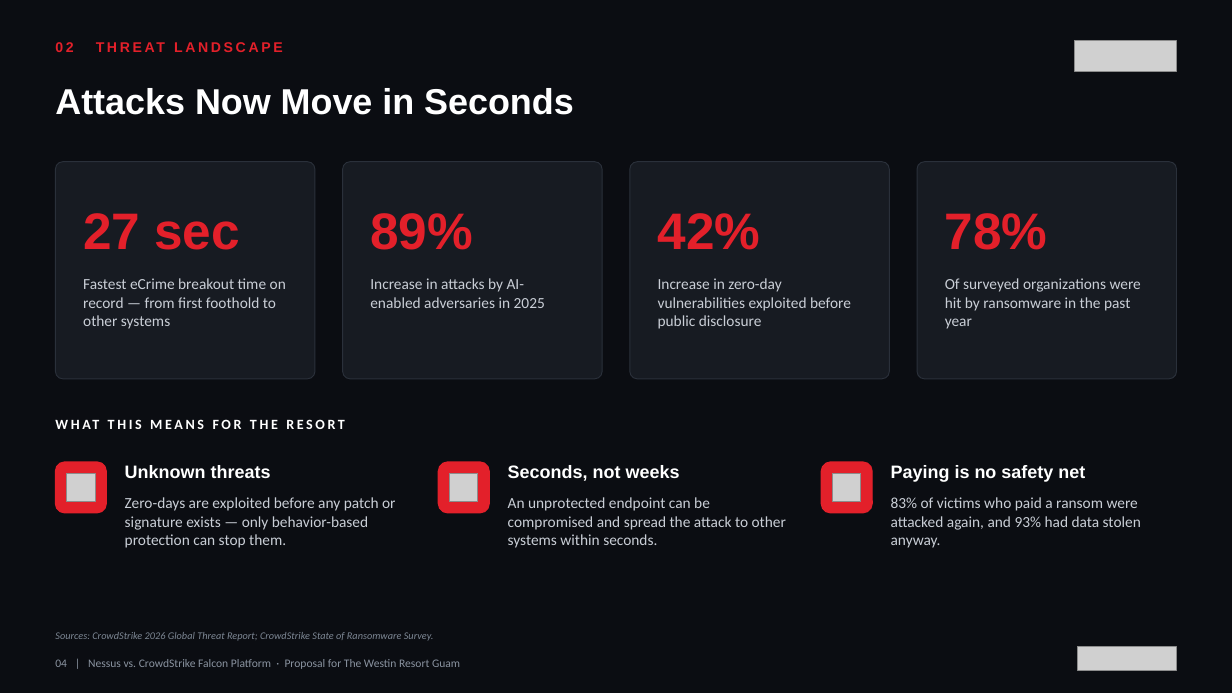
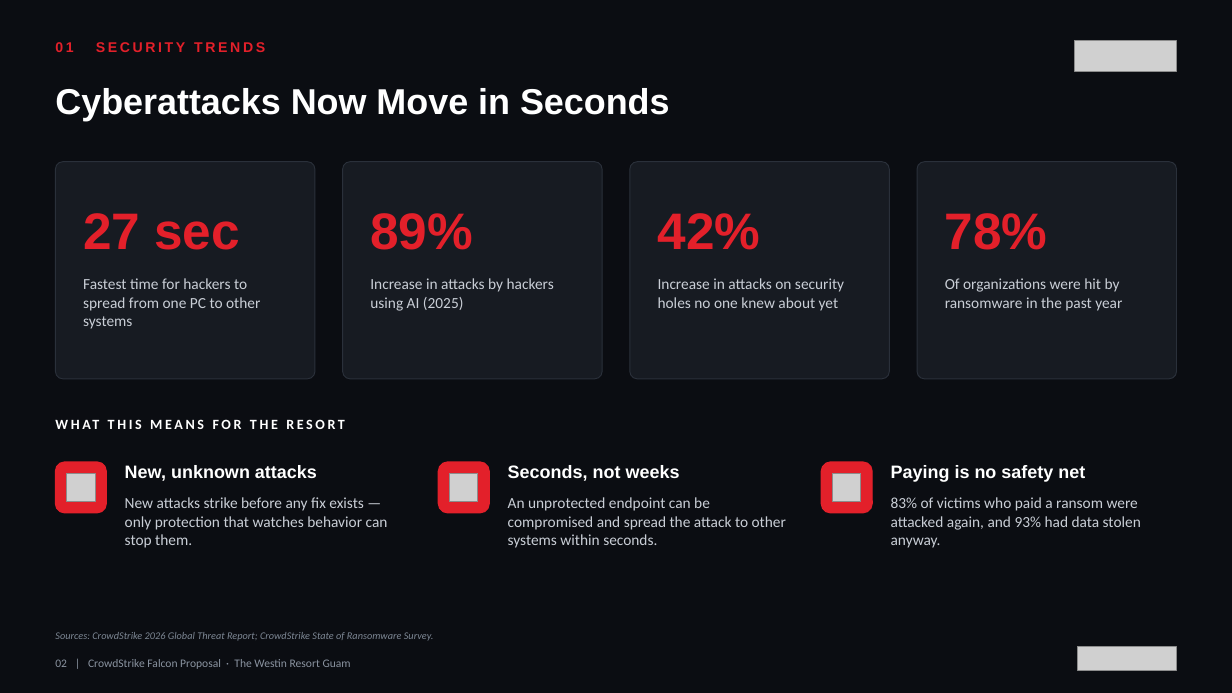
Before and after one commit to BigLee-Creator/Recommendations, a slide deck: slide 2 of ENG._CrowdStrike_Falcon_Proposal_for_Westin_Resort_Guam_SECUKOREA.pptx (slide 4 before the commit). Drawn at 1232x693 pixels with LibreOffice and Linux fonts; fonts in the diff are those of the drawing; grey boxes stand for pictures. Boxes give left, top, right and bottom in pixels: in the first picture for what was removed or moved away, otherwise in the second. Text is boxed around its words. In the diff, an @@ line names an element or a change of style, - is before the commit and + after.

```diff
--- a/ENG._CrowdStrike_Falcon_Proposal_for_Westin_Resort_Guam_SECUKOREA.pptx
+++ b/ENG._CrowdStrike_Falcon_Proposal_for_Westin_Resort_Guam_SECUKOREA.pptx
@@ text at bbox=[55, 42, 265, 52]: text changed @@
-02 THREAT LANDSCAPE
+01 SECURITY TRENDS
@@ text at bbox=[55, 88, 670, 121]: text changed @@
-Attacks Now Move in Seconds
+Cyberattacks Now Move in Seconds
@@ text at bbox=[83, 278, 260, 329]: text changed @@
-Fastest eCrime breakout time on record — from first foothold to other systems
+Fastest time for hackers to spread from one PC to other systems
@@ text at bbox=[370, 278, 554, 311]: text changed @@
-Increase in attacks by AI-enabled adversaries in 2025
+Increase in attacks by hackers using AI (2025)
@@ text at bbox=[658, 278, 844, 311]: text changed @@
-Increase in zero-day vulnerabilities exploited before public disclosure
+Increase in attacks on security holes no one knew about yet
@@ text at bbox=[945, 278, 1122, 311]: text changed @@
-Of surveyed organizations were hit by ransomware in the past year
+Of organizations were hit by ransomware in the past year
@@ text at bbox=[125, 465, 317, 481]: text changed @@
-Unknown threats
+New, unknown attacks
@@ text at bbox=[125, 497, 388, 548]: text changed @@
-Zero-days are exploited before any patch or signature exists — only behavior-based protection can stop them.
+New attacks strike before any fix exists — only protection that watches behavior can stop them.
@@ text at bbox=[55, 659, 351, 669]: text changed @@
-04 | Nessus vs. CrowdStrike Falcon Platform · Proposal for The Westin Resort Guam
+02 | CrowdStrike Falcon Proposal · The Westin Resort Guam
```
Also in this commit, not shown: 6 other slides changed, 7 slides removed.
